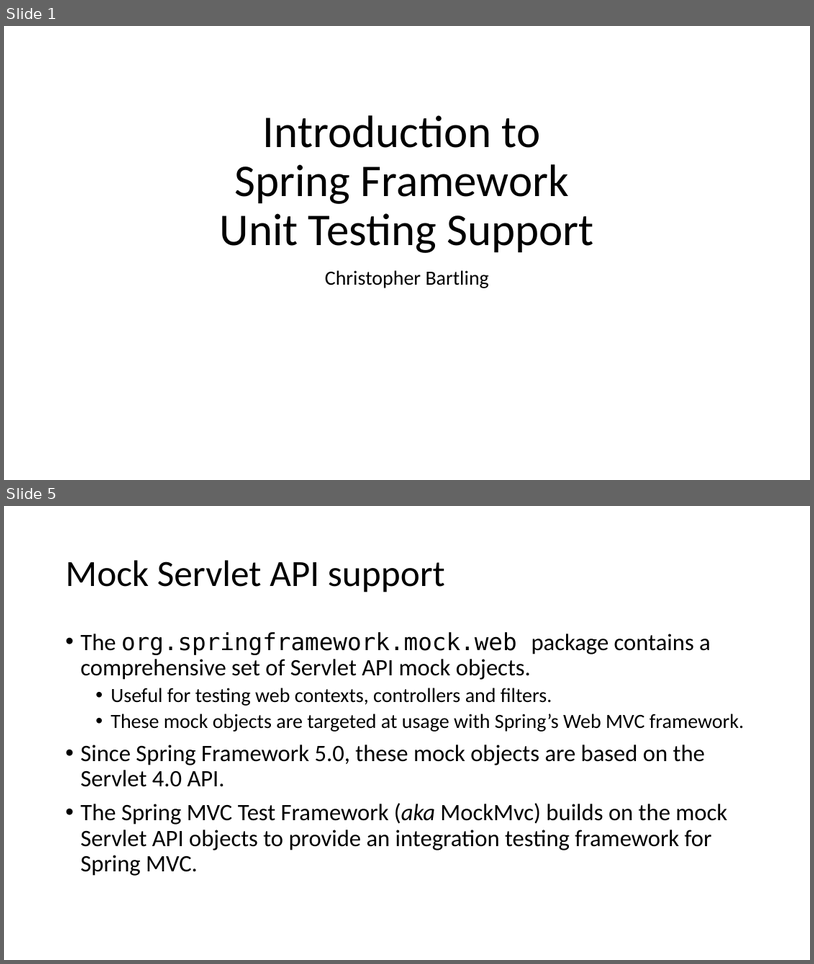
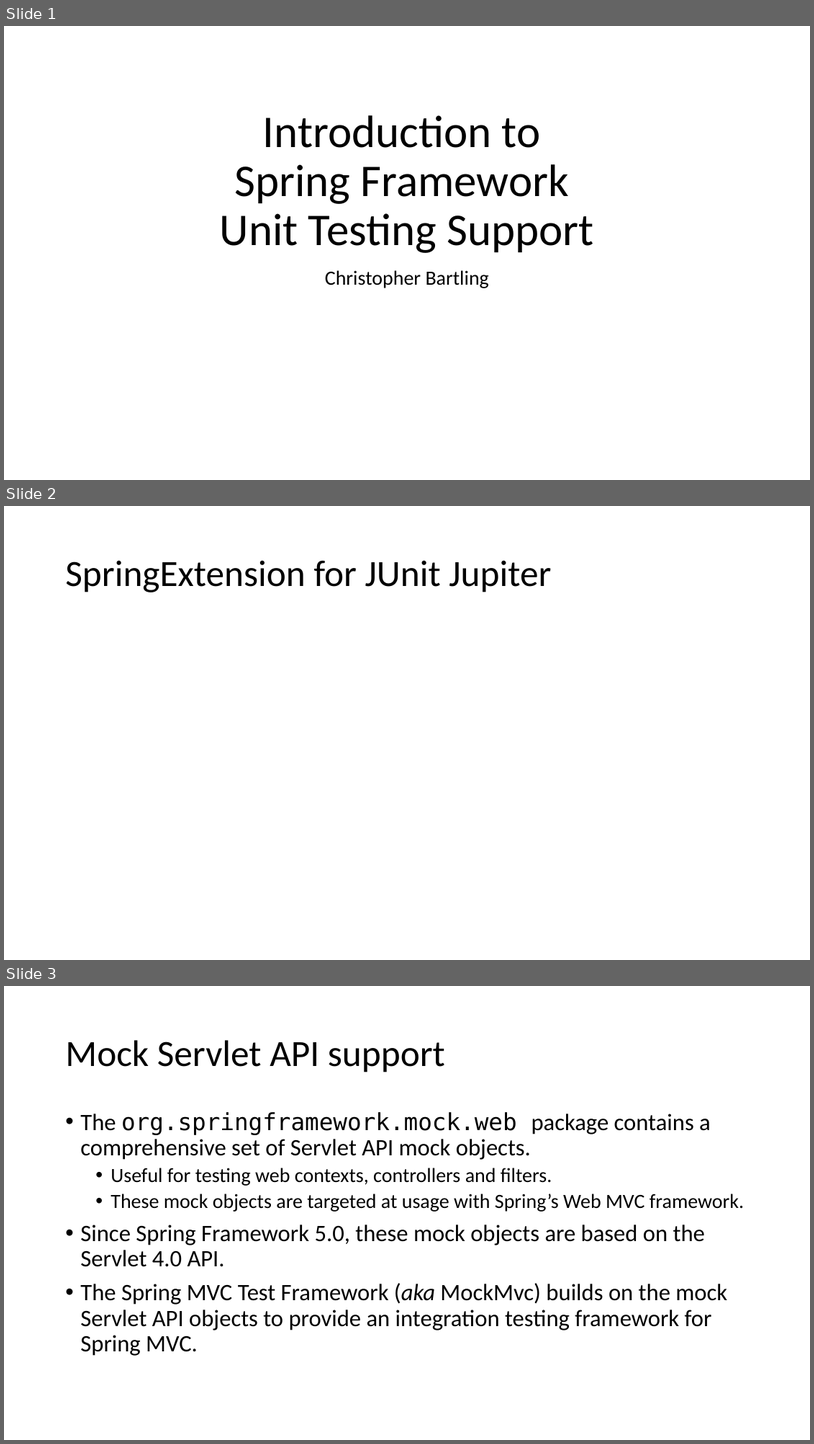
Before and after one commit to cebartling/test-driven, a slide deck: presentations/Introduction to Spring Framework Unit Testing Support.pptx. Shown one above the other, each under a label of ours: slides 1 and 5 before the commit, slides 1, 2 and 3 after it; the slides between them are not shown. The pictures are 814x964 and 814x1444 pixels, drawn with LibreOffice and Linux fonts; fonts in the diff are those of the drawing. Boxes give left, top, right and bottom in pixels: in the first picture for what was removed or moved away, otherwise in the second. Text is boxed around its words. In the diff, an @@ line names an element or a change of style, - is before the commit and + after.

Commit message:
Updates to unit testing with Spring

```diff
--- a/presentations/Introduction to Spring Framework Unit Testing Support.pptx
+++ b/presentations/Introduction to Spring Framework Unit Testing Support.pptx
@@ slide 2 added at bbox=[4, 506, 810, 960], background #FFFFFF @@
@@ title added at bbox=[65, 560, 551, 592], 44 pt, text #000000 @@
+SpringExtension for JUnit Jupiter
@@ what was slide 5 is now slide 3 @@
```
Also in this commit, not shown: 4 slides removed.
